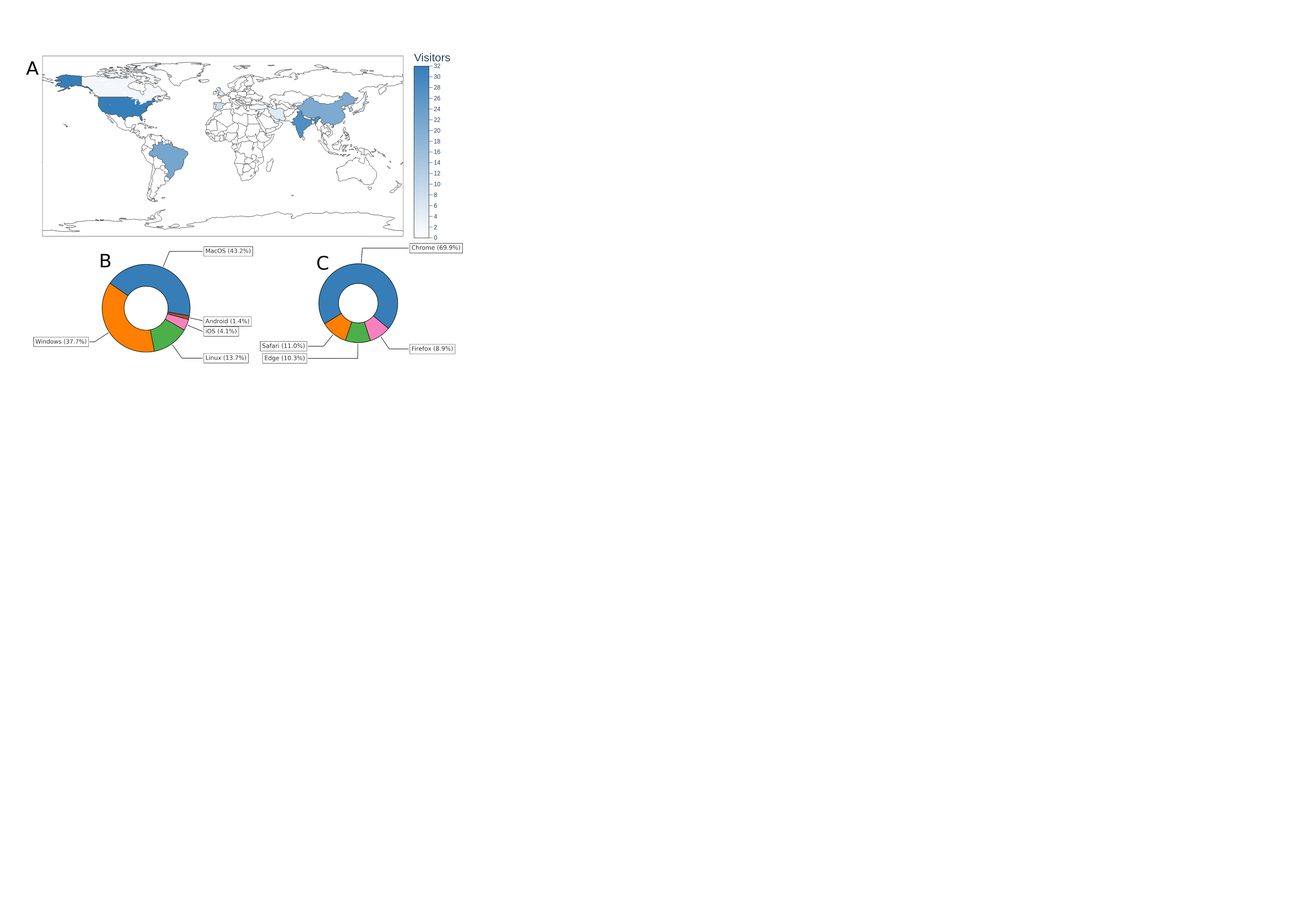
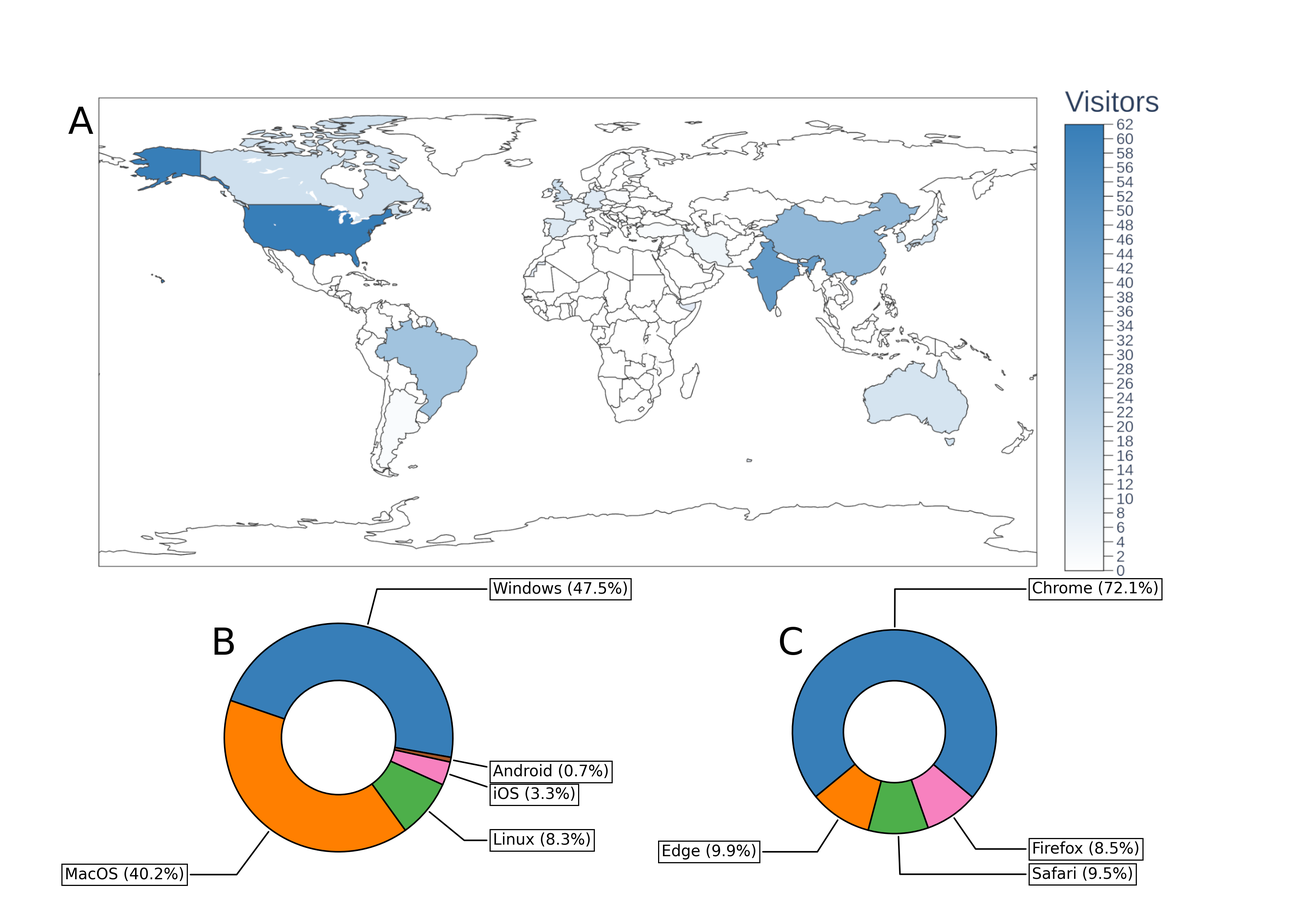
Two versions of the same layered image (1305 × 922). Layer-by-layer changes:
painted on "A" over [26, 61, 94, 134]
painted on "clarity-countries.png" over [42, 53, 1159, 577]
painted on "B" over [100, 254, 234, 655]
painted on "clarity-os.png" over [33, 246, 632, 887]
painted on "C" over [316, 255, 802, 656]
painted on "clarity-browsers.png" over [259, 243, 1163, 886]
